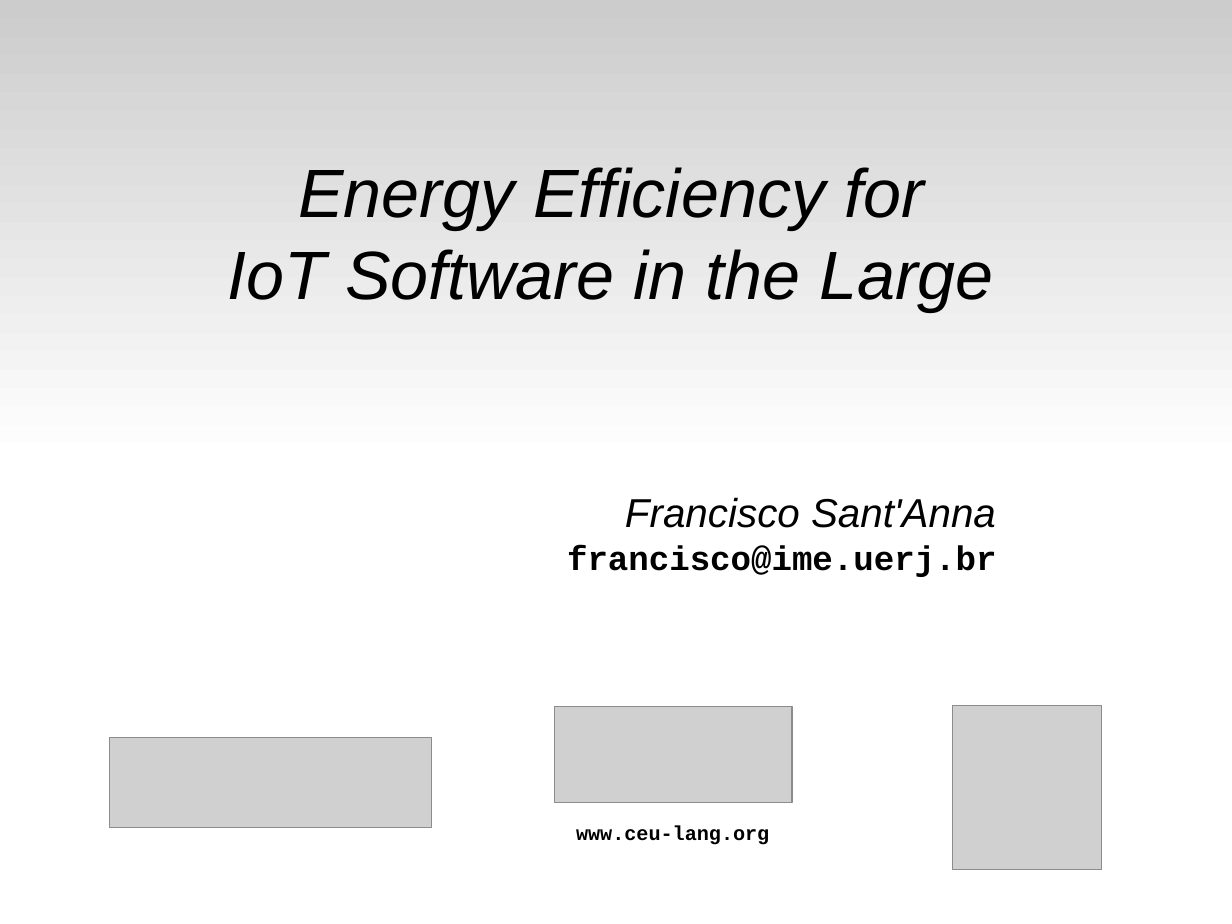
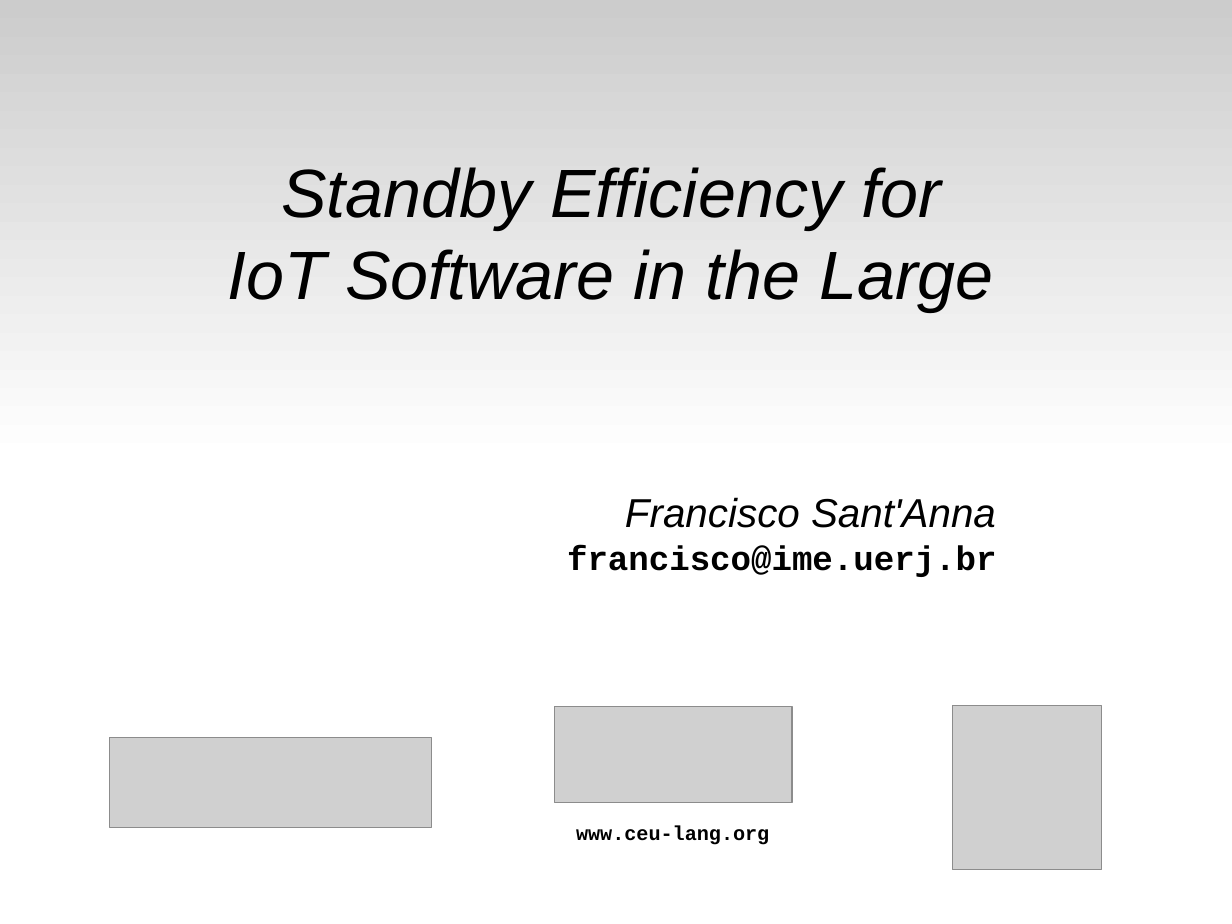
Before and after one commit to fsantanna-uerj/serrapilheira, a slide deck: slide 24 of Apresentacao/ceu-serra-laas.odp (slide 23 before the commit). Drawn at 1232x924 pixels with LibreOffice and Linux fonts; fonts in the diff are those of the drawing; grey boxes stand for pictures. Boxes give left, top, right and bottom in pixels: in the first picture for what was removed or moved away, otherwise in the second. Text is boxed around its words. In the diff, an @@ line names an element or a change of style, - is before the commit and + after.

```diff
--- a/Apresentacao/ceu-serra-laas.odp
+++ b/Apresentacao/ceu-serra-laas.odp
@@ subtitle at <box>281,167,941,229</box>: text changed @@
-Energy Efficiency for
+Standby Efficiency for
```
Also in this commit, not shown: 4 other slides changed, 1 slide added, 2 other files.
